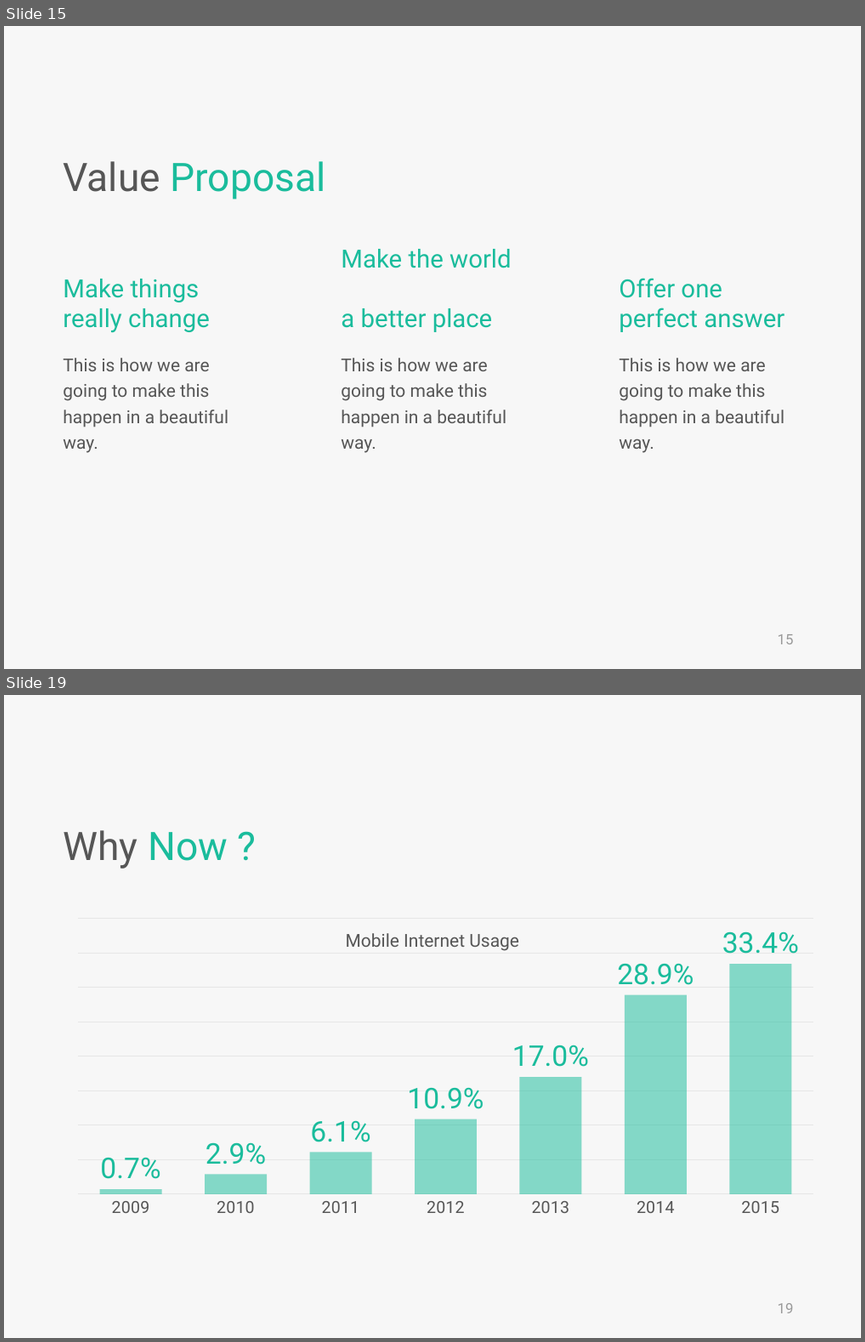
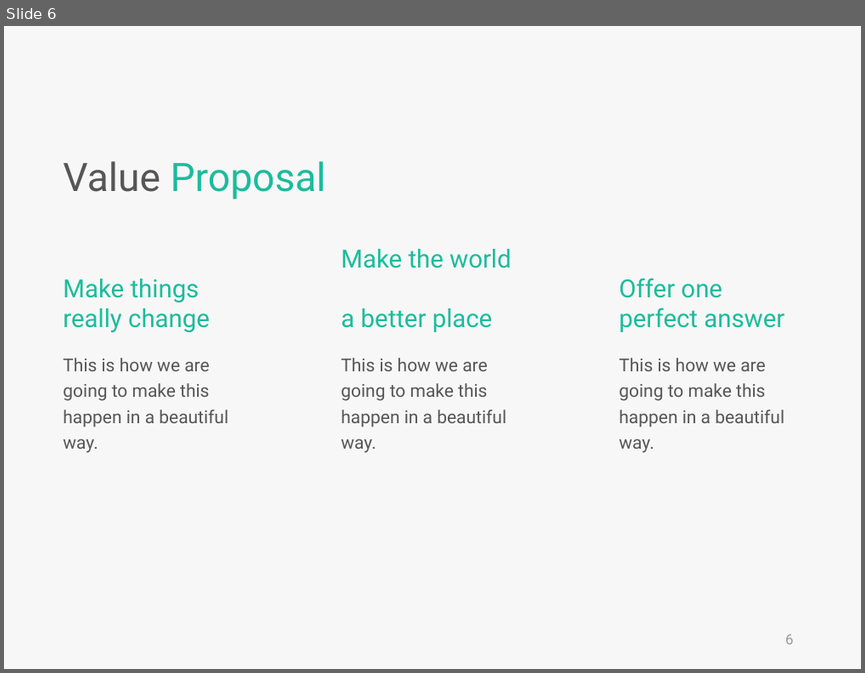
Before and after one commit to skyran1278/VbaProject, a slide deck: 20180126_SmartSplice/20180808_Meeting/SmartSplice.pptx. Shown one above the other, each under a label of ours: slides 15 and 19 before the commit, slide 6 after it; the slides between them are not shown. The pictures are 865x1342 and 865x673 pixels, drawn with LibreOffice and Linux fonts; fonts in the diff are those of the drawing. Boxes give left, top, right and bottom in pixels: in the first picture for what was removed or moved away, otherwise in the second. Text is boxed around its words. In the diff, an @@ line names an element or a change of style, - is before the commit and + after.

```diff
--- a/20180126_SmartSplice/20180808_Meeting/SmartSplice.pptx
+++ b/20180126_SmartSplice/20180808_Meeting/SmartSplice.pptx
@@ slide 19 removed at (x1=4, y1=695, x2=861, y2=1338), background #F7F7F7 @@
@@ text removed at (x1=63, y1=830, x2=228, y2=868) @@
-Why Now ?
@@ column chart removed at (x1=64, y1=912, x2=828, y2=1224) @@
-categories: 2009, 2010, 2011, 2012, 2013, 2014, 2015
-Series 1: 0.007, 0.029, 0.061, 0.109, 0.17, 0.289, 0.334
@@ text removed at (x1=346, y1=933, x2=519, y2=951) @@
-Mobile Internet Usage
@@ page number removed at (x1=778, y1=1303, x2=794, y2=1313) @@
-19
@@ what was slide 15 is now slide 6 @@
@@ page number at (x1=785, y1=634, x2=793, y2=644): text changed @@
-15
+6
```
Also in this commit, not shown: 4 slides changed, 5 slides added, 25 other slides removed, 5 other files.
